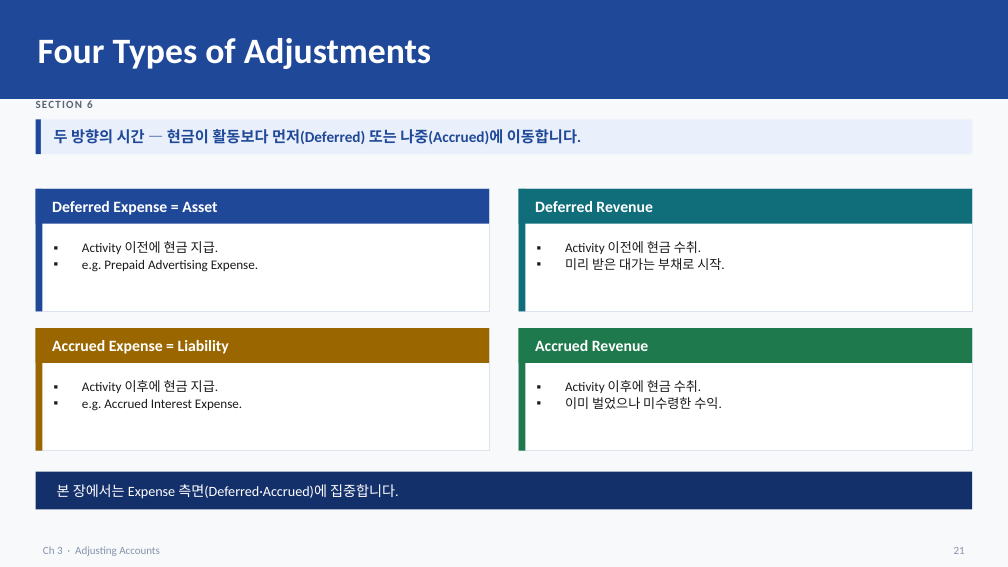
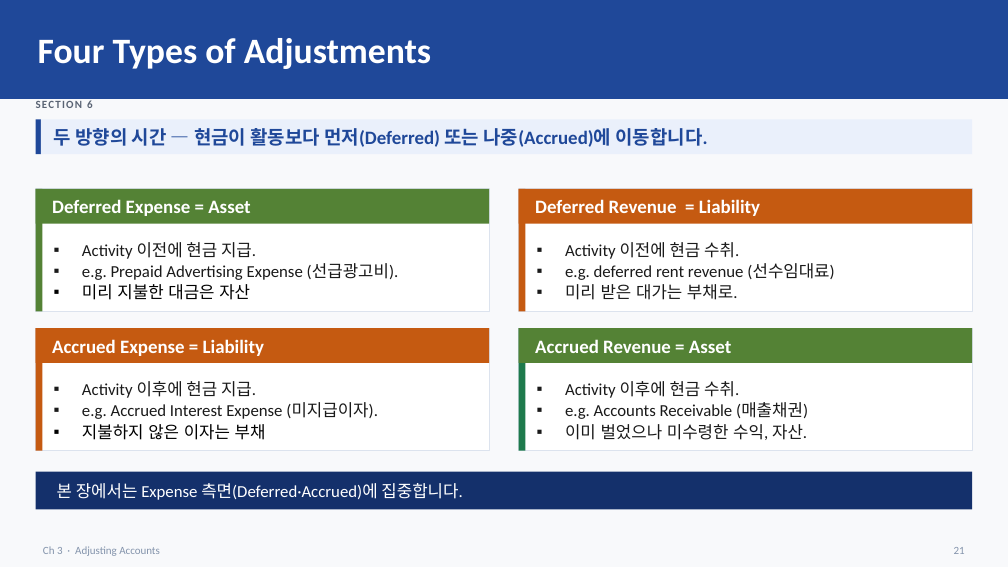
Before and after one commit to keejae/financial-accounting, a slide deck: slide 23 of files/week2/korean/Wk2_L5_slides.pptx (slide 24 before the commit). Drawn at 1008x567 pixels with LibreOffice and Linux fonts; fonts in the diff are those of the drawing. Boxes give left, top, right and bottom in pixels: in the first picture for what was removed or moved away, otherwise in the second. Text is boxed around its words. In the diff, an @@ line names an element or a change of style, - is before the commit and + after.

```diff
--- a/files/week2/korean/Wk2_L5_slides.pptx
+++ b/files/week2/korean/Wk2_L5_slides.pptx
@@ text "두 방향의 시간 — 현금이 ..." at bbox=[54, 128, 708, 147]: size 14.5 to 18 pt @@
@@ rectangle at bbox=[36, 189, 42, 312]: fill #1F4899 to #548235 @@
@@ rectangle at bbox=[36, 189, 489, 224]: fill #1F4899 to #548235 @@
@@ text "Deferred Expense = Asset" at bbox=[52, 199, 250, 216]: size 15 to 18 pt @@
@@ rectangle at bbox=[519, 189, 526, 312]: fill #0F6E7A to #C55A11 @@
@@ rectangle at bbox=[519, 189, 972, 224]: fill #0F6E7A to #C55A11 @@
@@ text at bbox=[535, 199, 760, 216]: text changed; size 15 to 18 pt @@
-Deferred Revenue
+Deferred Revenue = Liability
@@ text at bbox=[82, 264, 399, 300]: text changed; size 12.5 to 16 pt @@
-▪ e.g. Prepaid Advertising Expense.
+▪ e.g. Prepaid Advertising Expense (선급광고비).
+▪ 미리 지불한 대금은 자산
@@ text at bbox=[82, 242, 256, 259]: size 12.5 to 16 pt in "Activity 이전에 현금 지급." @@
@@ text at bbox=[565, 264, 835, 300]: text changed; size 12.5 to 16 pt @@
-▪ 미리 받은 대가는 부채로 시작.
+▪ e.g. deferred rent revenue (선수임대료)
+▪ 미리 받은 대가는 부채로.
@@ text at bbox=[565, 242, 739, 259]: size 12.5 to 16 pt in "Activity 이전에 현금 수취." @@
@@ rectangle at bbox=[36, 328, 42, 451]: fill #9A6600 to #C55A11 @@
@@ rectangle at bbox=[36, 328, 489, 363]: fill #9A6600 to #C55A11 @@
@@ text "Accrued Expense = Liability" at bbox=[52, 339, 264, 356]: size 15 to 18 pt @@
@@ rectangle at bbox=[519, 328, 972, 363]: fill #1E7A4C to #548235 @@
@@ text at bbox=[535, 339, 731, 353]: text changed; size 15 to 18 pt @@
-Accrued Revenue
+Accrued Revenue = Asset
@@ text at bbox=[82, 381, 256, 398]: size 12.5 to 16 pt in "Activity 이후에 현금 지급." @@
@@ text at bbox=[565, 381, 739, 398]: size 12.5 to 16 pt in "Activity 이후에 현금 수취." @@
@@ text at bbox=[82, 403, 378, 440]: text changed; size 12.5 to 16 pt @@
-▪ e.g. Accrued Interest Expense.
+▪ e.g. Accrued Interest Expense (미지급이자).
+▪ 지불하지 않은 이자는 부채
@@ text at bbox=[565, 403, 808, 440]: text changed; size 12.5 to 16 pt @@
-▪ 이미 벌었으나 미수령한 수익.
+▪ e.g. Accounts Receivable (매출채권)
+▪ 이미 벌었으나 미수령한 수익, 자산.
@@ text "본 장에서는 Expense 측면(Deferred·Accrued)에 집중합니다." at bbox=[57, 483, 462, 500]: size 13.5 to 16 pt @@
```
Also in this commit, not shown: 30 other slides changed, 7 slides added, 9 slides removed, 11 other files.
